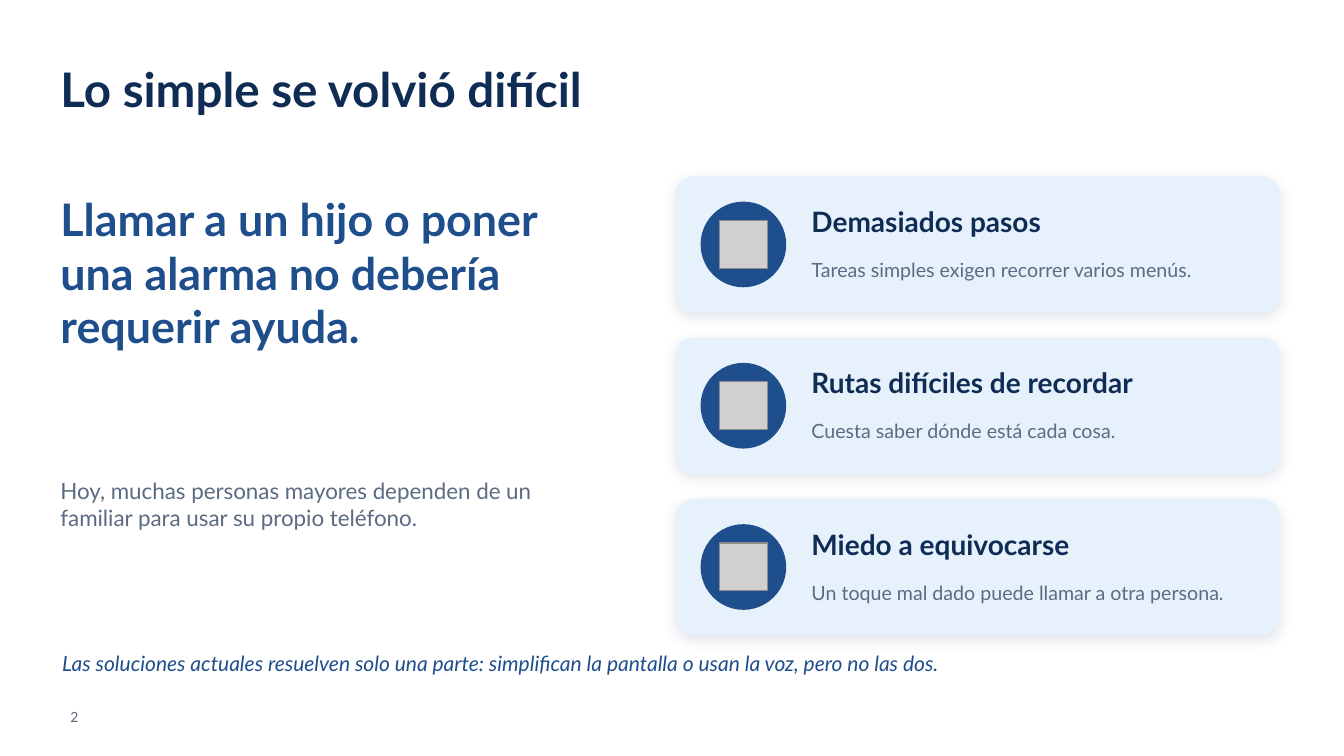
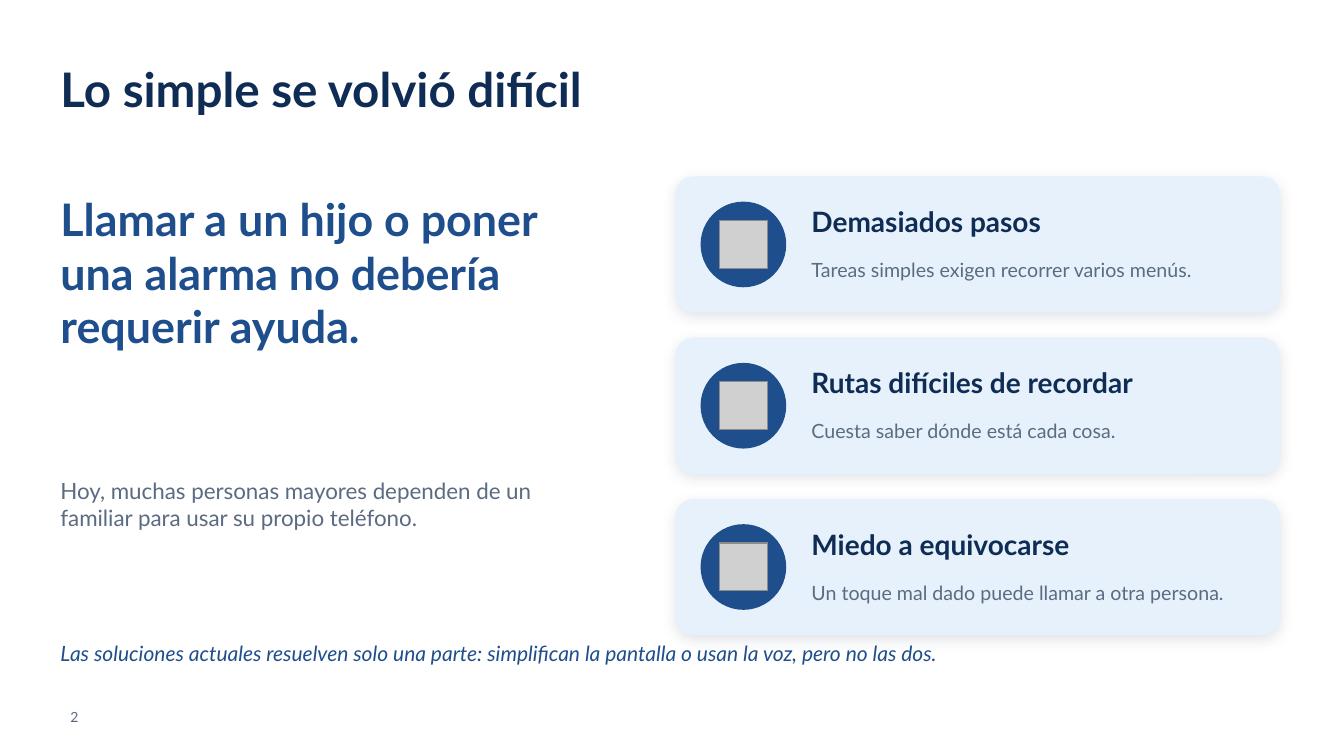
Before and after one commit to migxel23cl/WithYou, a slide deck: slide 2 of Antonio Varas_AldoMartinez_802°D_Grupo 6/Fase 3/Evidencias Grupales/Presentación Final del proyecto (Español).pptx. Drawn at 1344x756 pixels with LibreOffice and Linux fonts; fonts in the diff are those of the drawing; grey boxes stand for pictures; background and template pictures are left out. Boxes give left, top, right and bottom in pixels: in the first picture for what was removed or moved away, otherwise in the second. Text is boxed around its words. In the diff, an @@ line names an element or a change of style, - is before the commit and + after.

```diff
--- a/Antonio Varas_AldoMartinez_802°D_Grupo 6/Fase 3/Evidencias Grupales/Presentación Final del proyecto (Español).pptx
+++ b/Antonio Varas_AldoMartinez_802°D_Grupo 6/Fase 3/Evidencias Grupales/Presentación Final del proyecto (Español).pptx
@@ text "Las soluciones actuales resuelven solo ...": place and size @@
-text "Las soluciones actuales resuelven solo ..." at bbox=[62, 655, 938, 675]
+text "Las soluciones actuales resuelven solo ..." at bbox=[60, 645, 936, 665]
```
Also in this commit, not shown: 4 other slides changed, 1 slide added, 1 slide removed.
